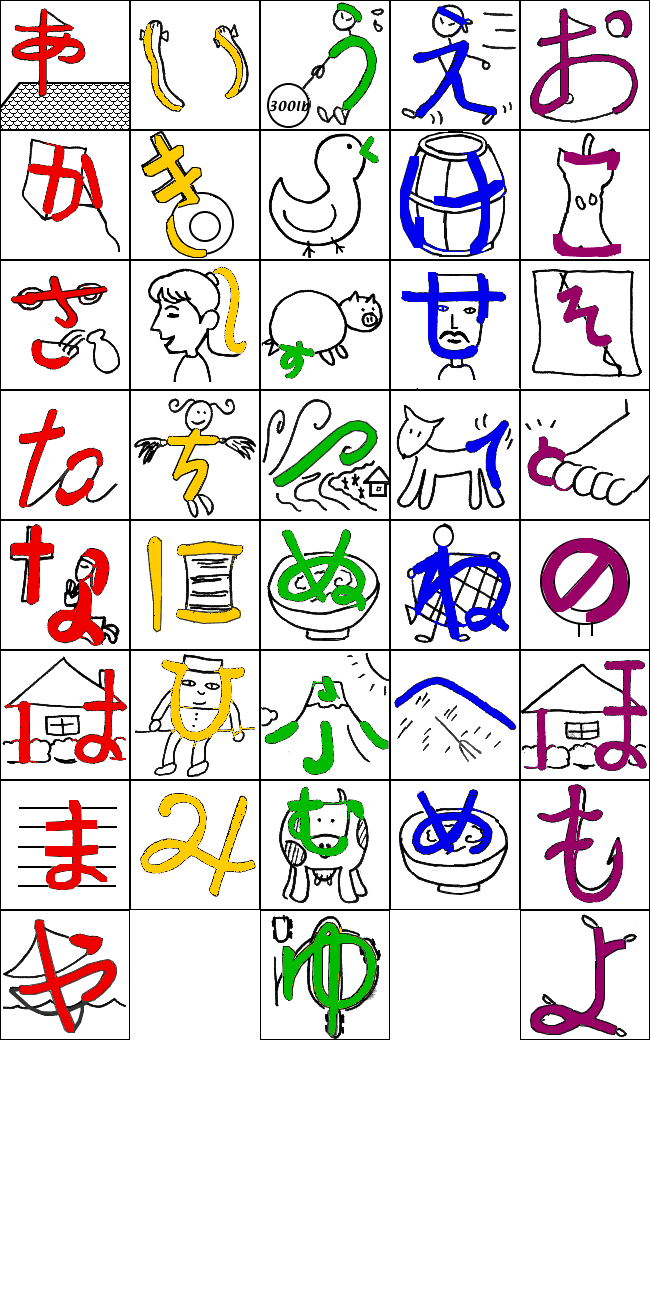
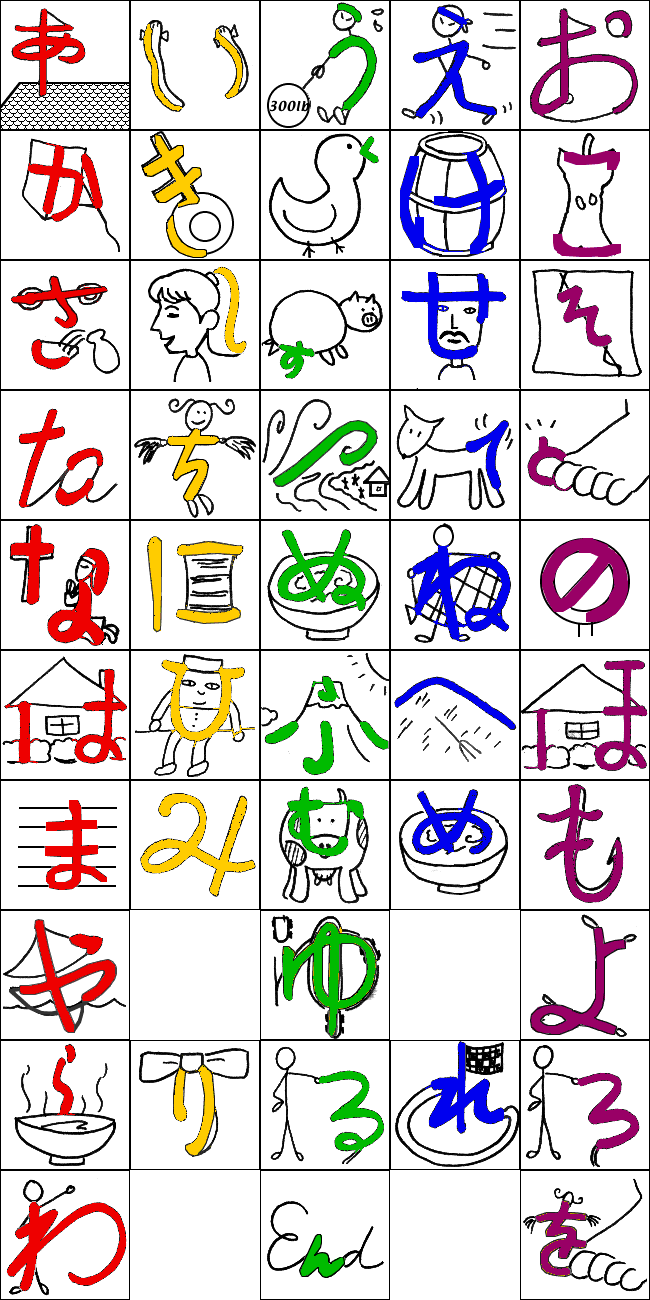
Layer changes from the first 650 × 1300 image to the second:
added group "wa wo" with 3 layers above "a i u e o" over [0, 1170, 650, 1300]
added layer "Layer 46" in group "wa wo" over [260, 1170, 390, 1300]
added layer "Layer 45" in group "wa wo" over [520, 1170, 650, 1300]
added layer "Layer 44" in group "wa wo" over [0, 1170, 130, 1300]
added group "ra ri ru re ro" with 5 layers above "Layer 0" over [0, 1040, 650, 1170]
added layer "Layer 43" in group "ra ri ru re ro" over [520, 1040, 650, 1170]
added layer "Layer 42" in group "ra ri ru re ro" over [390, 1040, 520, 1170]
added layer "Layer 41" in group "ra ri ru re ro" over [260, 1040, 390, 1170]
added layer "Layer 40" in group "ra ri ru re ro" over [130, 1040, 260, 1170]
added layer "Layer 39" in group "ra ri ru re ro" over [0, 1040, 130, 1170]
